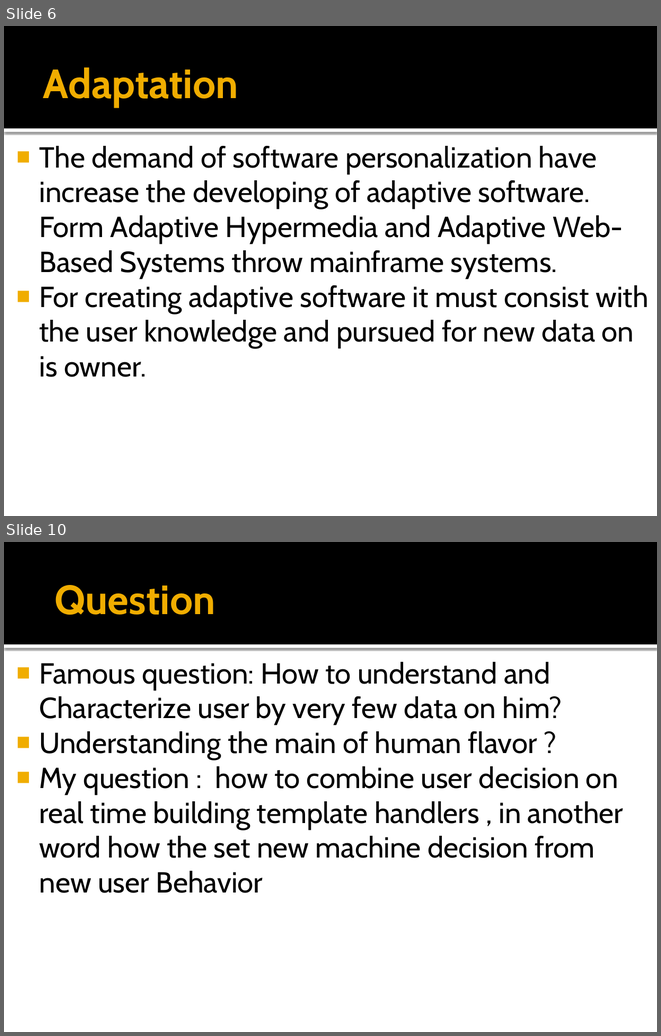
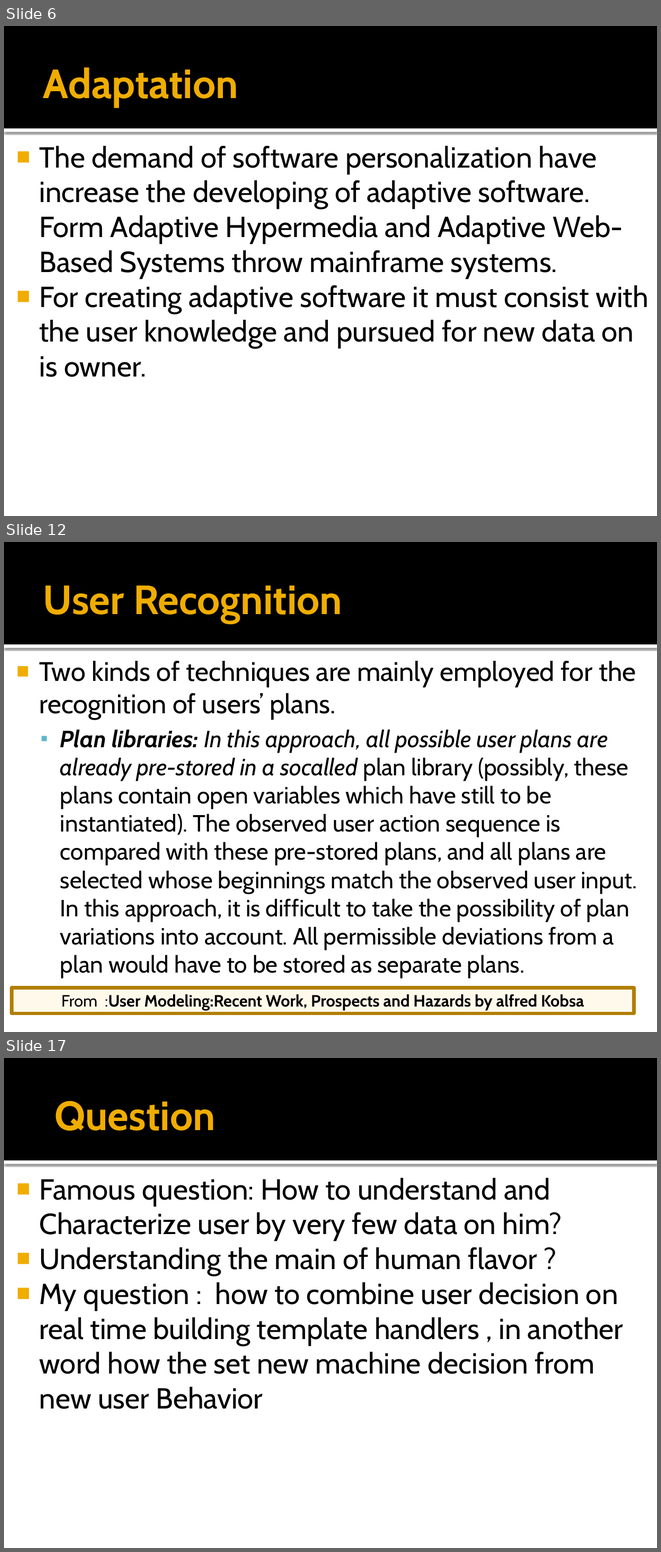
Before and after one commit to ciberuser/school-tools, a slide deck: School/seminar/User modeling full.pptx. Shown one above the other, each under a label of ours: slides 6 and 10 before the commit, slides 6, 12 and 17 after it; the slides between them are not shown. The pictures are 661x1036 and 661x1552 pixels, drawn with LibreOffice and Linux fonts; fonts in the diff are those of the drawing. Boxes give left, top, right and bottom in pixels: in the first picture for what was removed or moved away, otherwise in the second. Text is boxed around its words. In the diff, an @@ line names an element or a change of style, - is before the commit and + after.

```diff
--- a/School/seminar/User modeling full.pptx
+++ b/School/seminar/User modeling full.pptx
@@ slide 12 added at box(4, 542, 657, 1032), background #FFFFFF; not listed: 2 template elements that a slide beside it also shows @@
@@ title added at box(43, 585, 342, 623), 45 pt, text #F0AD00, bold @@
+User Recognition
@@ text added at box(39, 661, 637, 978), 25.9 pt, text #000000 @@
+■ Two kinds of techniques are mainly employed for the recognition of users’ plans.
+  ▪ Plan libraries: In this approach, all possible user plans are already pre-stored in a socalled plan library (possibly, these plans contain open variables which have still to be instantiated). The observed user action sequence is compared with these pre-stored plans, and all plans are selected whose beginnings match the observed user input. In this approach, it is difficult to take the possibility of plan variations into account. All permissible deviations from a plan would have to be stored as separate plans.
@@ rectangle added at box(12, 987, 634, 1013), fill #FFF0C9 at 37% opacity, outline #B28000 3.78 pt, 18 pt, text #000000, bold @@
+From :User Modeling:Recent Work, Prospects and Hazards by alfred Kobsa
@@ what was slide 10 is now slide 17 @@
```
Also in this commit, not shown: 3 slides changed, 6 other slides added.
